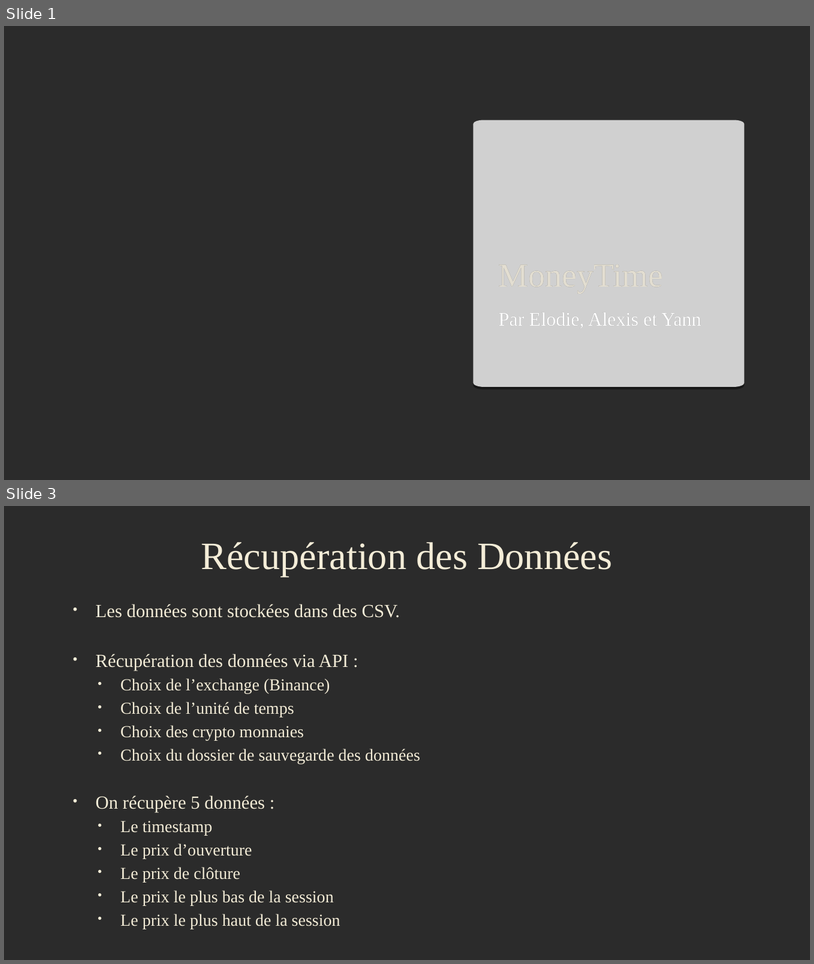
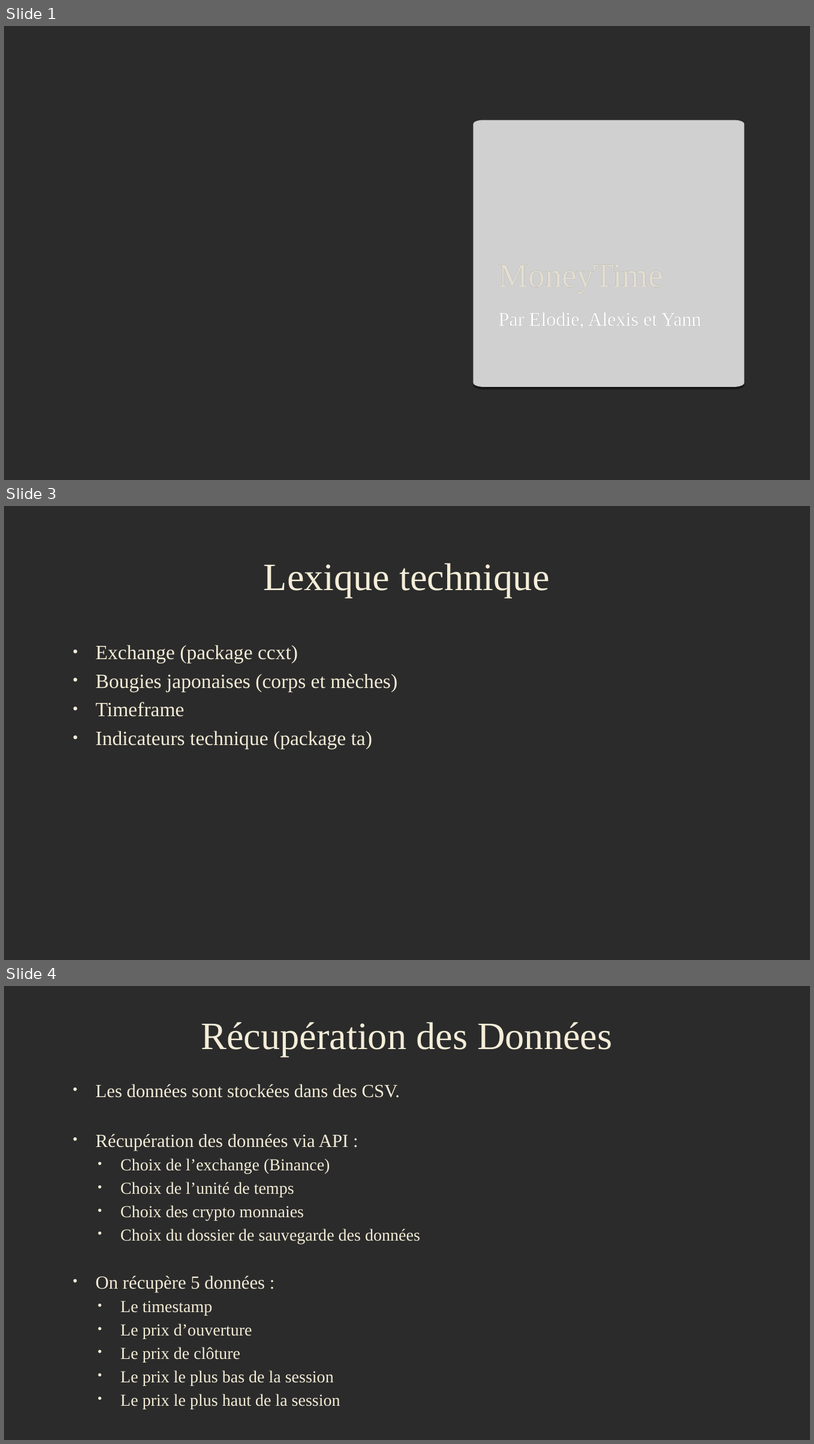
Before and after one commit to Yann-Fournier/MoneyTime, a slide deck: Presentation.odp. Shown one above the other, each under a label of ours: slides 1 and 3 before the commit, slides 1, 3 and 4 after it; the slides between them are not shown. The pictures are 814x964 and 814x1444 pixels, drawn with LibreOffice and Linux fonts; fonts in the diff are those of the drawing; grey boxes stand for pictures; background and template pictures are left out; a plain dark background stands for a picture behind light text. Boxes give left, top, right and bottom in pixels: in the first picture for what was removed or moved away, otherwise in the second. Text is boxed around its words. In the diff, an @@ line names an element or a change of style, - is before the commit and + after.

```diff
--- a/Presentation.odp
+++ b/Presentation.odp
@@ slide 3 added at (x1=4, y1=506, x2=810, y2=960), background picture (left out) @@
@@ title added at (x1=264, y1=563, x2=550, y2=597), 46 pt, text #F4EDD8 @@
+Lexique technique
@@ text added at (x1=96, y1=645, x2=398, y2=749), 24 pt, text #F4EDD8 @@
+• Exchange (package ccxt)
+• Bougies japonaises (corps et mèches)
+• Timeframe
+• Indicateurs technique (package ta)
@@ what was slide 3 is now slide 4 @@
```
Also in this commit, not shown: 1 slide changed, 4 other slides added, 3 slides removed.
